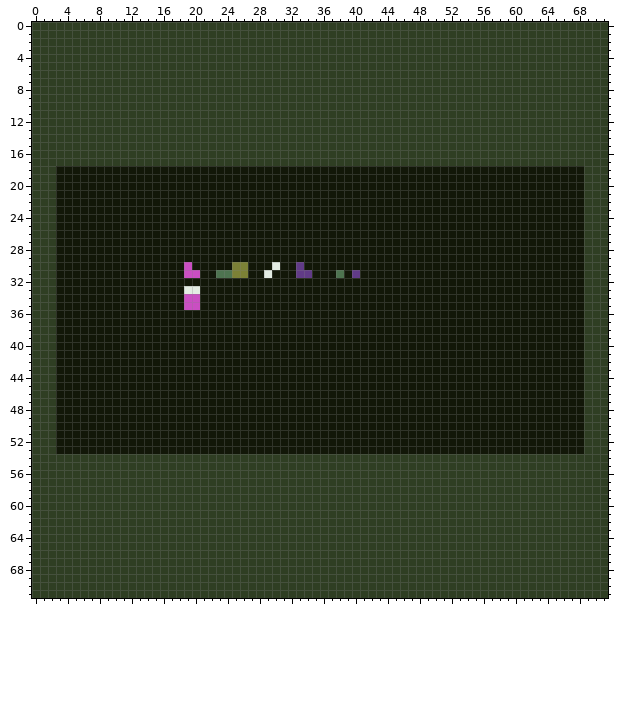
A sprite sheet gets an edit: 015level.png. Above is the file before it was changed.
The file is 72x72 pixels.
Once edited:
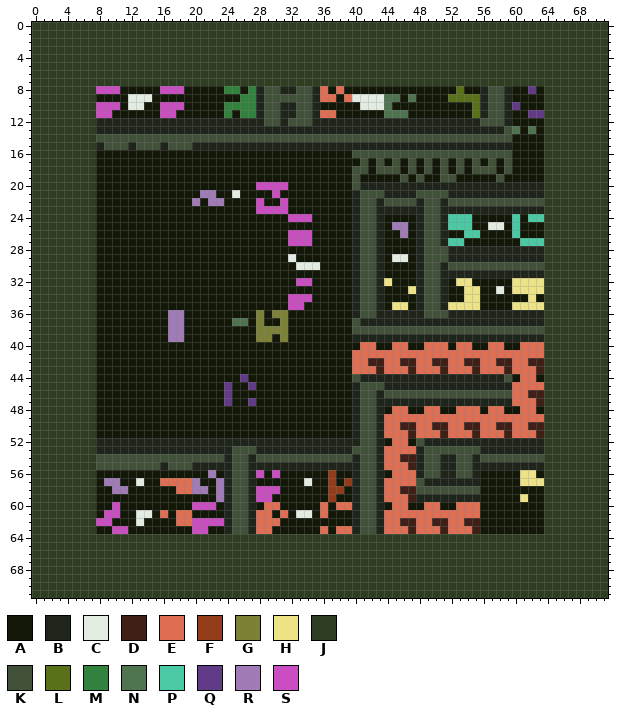
Palette (. is transparent): A #121708  B #1f251a  C #e3ece3  D #401f17  E #e06e52  F #933c1a  G #7c8136  H #ede285  J #2f3e23  K #425139  L #597119  M #30823c  N #4e7450  P #49caa4  Q #613b87  R #a17ab8  S #ca4ec2
Diff:
Changed rows in their new state; - is an unchanged pixel.
first column x 3:
 8 -----SSSAAAAASSSAAAAAMMAMBKKBBKKBEAEAAAAAAAAAAAAAALAABKKBAAQA-----
 9 -----AAAACCCAAAAAAAAAAAMMBKKKKKKBEEAECCCCNNANAAAALLLLBKKBAAAA-----
10 -----SSSACCAASSSAAAAAMMMMBKKBBKKBAAAAACCCNAAAAAAAAAALBKKBQAAA-----
11 -----SSAAAAAASSAAAAAAMAMMBKKBBKKBEEAAAAAANNNAAAAAAAALBKKBAAQQ-----
12 -----BBBBBBBBBBBBBBBBBBBBBKKBKKKBBBBBBBBBBBBBBBBBBBBBKKKBAAAA-----
13 -----BBBBBBBBBBBBBBBBBBBBBBBBBBBBBBBBBBBBBBBBBBBBBBBBBBBKNANA-----
14 -----KKKKKKKKKKKKKKKKKKKKKKKKKKKKKKKKKKKKKKKKKKKKKKKKKKKKAAAA-----
15 -----BKKKBKKKBKKKBBBBBBBBBBBBBBBBBBBBBBBBBBBBBBBBBBBBBBBBAAAA-----
16 -----AAAAAAAAAAAAAAAAAAAAAAAAAAAAAAAAKKKKKKKKKKKKKKKKKKKKAAAA-----
17 -----AAAAAAAAAAAAAAAAAAAAAAAAAAAAAAAAAKAKAKAKAKAKAKAKAKAKAAAA-----
18 JJJJJ--------------------------------KK-KKK-K-K-K-K-KKK-K----JJJJJ
19 JJJJJ--------------------------------K-----K-K--KK-----K-----JJJJJ
20 JJJJJ--------------------SSSS--------KBBBBBBBBBBBBBBBBBBBBBBBJJJJJ
21 JJJJJ-------------RR--C----S---------BKKKBBBBKKKKBBBBBBBBBBBBJJJJJ
22 JJJJJ------------R-RR----S--S--------BKKBKKKKBKKBKKKKKKKKKKKKJJJJJ
23 JJJJJ--------------------SSSS--------BKKBBBBBBKKBBBBBBBBBBBBBJJJJJ
24 JJJJJ------------------------SSS-----BKKB----BKKBPPP-----P-PPJJJJJ
25 JJJJJ--------------------------------BKKB-RR-BKKBPPP--CC-P---JJJJJ
26 JJJJJ------------------------SSS-----BKKB--R-BKKB--PP----P---JJJJJ
27 JJJJJ------------------------SSS-----BKKB----BKKBPP-------PPPJJJJJ
28 JJJJJ--------------------------------BKKB----BKKKBBBBBBBBBBBBJJJJJ
29 JJJJJ------------------------C-------BKKB-CC-BKKKBBBBBBBBBBBBJJJJJ
30 JJJJJ-----------A-----AA---A--CCC----BKKB----BKKBKKKKKKKKKKKKJJJJJ
31 JJJJJ-----------AA--AAAA--A---AA---A-BKKB----BKKBBBBBBBBBBBBBJJJJJ
32 JJJJJ-------------------------SS-----BKKBH---BKKB-HH-----HHHHJJJJJ
33 JJJJJ-----------AA-------------------BKKB---HBKKB--HH--C-HHHHJJJJJ
34 JJJJJ-----------AA-----------SSS-----BKKB----BKKB--HH------H-JJJJJ
35 JJJJJ-----------AA-----------SS------BKKB-HH-BKKBHHHH----HHHHJJJJJ
36 JJJJJ---------RR---------G-GG--------BKKBBBBBBKKKBBBBBBBBBBBBJJJJJ
37 JJJJJ---------RR------NN-G--G--------KBBBBBBBBBBBBBBBBBBBBBBBJJJJJ
38 JJJJJ---------RR---------GGGG--------KKKKKKKKKKKKKKKKKKKKKKKKJJJJJ
39 JJJJJ---------RR---------GG-G--------BBBBBBBBBBBBBBBBBBBBBBBBJJJJJ
40 JJJJJ---------------------------------EE--EE--EEE-EE--EE--EEEJJJJJ
41 JJJJJ--------------------------------EEEEEEEEEEEEEEEEEEEEEEEEJJJJJ
42 JJJJJ--------------------------------EEDDEEDDEEDDEEDDEEDDEEDDJJJJJ
43 JJJJJ--------------------------------EEEDEEEDEEEDEEEDEEEDEEEDJJJJJ
44 JJJJJ------------------Q-------------KBBBBBBBBBBBBBBBBBBK-EE-JJJJJ
45 JJJJJ----------------Q--Q------------BKKKBBBBBBBBBBBBBBBBEEEEJJJJJ
46 JJJJJ----------------Q---------------BKKBKKKKKKKKKKKKKKKKEEDDJJJJJ
47 JJJJJ----------------Q--Q------------BKKBBBBBBBBBBBBBBBBBEEEDJJJJJ
48 JJJJJ--------------------------------BKKB-EE--EE--EEE-EE--EE-JJJJJ
49 JJJJJ--------------------------------BKKBEEEEEEEEEEEEEEEEEEEEJJJJJ
50 JJJJJ--------------------------------BKKBEEDDEEDDEEDDEEDDEEDDJJJJJ
51 JJJJJ--------------------------------BKKBEEEDEEEDEEEDEEEDEEEDJJJJJ
52 JJJJJBBBBBBBBBBBBBBBBBBBBBBBBBBBBBBBBBKKB-EE-KBBBBBBBBBBBBBBBJJJJJ
53 JJJJJBBBBBBBBBBBBBBBBBKKKBBBBBBBBBBBBKKKBEEEEBKKKKKKKBBBBBBBBJJJJJ
54 -----KKKKKKKKKKKKKKKKBKKBKKKKKKKKKKKKBKKBEEDDBKKBBKKBKKKKKKKK-----
55 -----KKKKKKKKBKKKBBBBBKKBBBBBBBBBBBBBBKKBEEEDBKKBBKKBBBBBBBBB-----
56 -----AAAAAAAAAAAAAARABKKBSASAAAAAAFAABKKBAEEEBKKBBKKBAAAAAHHA-----
57 -----ARRAACAAEEEERAARBKKBAAAAAACAAFAFBKKBEEEEKBBBBBBBAAAAAHHH-----
58 -----AARRAAAAAAEERRARBKKBSSSAAAAAAFFABKKBEEDDKKKKKKKKAAAAAAAA-----
59 -----AAAAAAAAAAAAAAARBKKBSSAAAAAAAFAABKKBEEEDBBBBBBBBAAAAAHAA-----
60 -----AASAAAAAAAAASSSABKKBAEEAAAAAEAEEBKKBAEEAAEEAAEEEAAAAAAAA-----
61 -----ASSAACCAEAEEAAAABKKBEEAEACCAEAAABKKBEEEEEEEEEEEEAAAAAAAA-----
62 -----SSAAACAAAAEESSSSBKKBEEEAAAAAAAAABKKBEEDDEEDDEEDDAAAAAAAA-----
63 -----AASSAAAAAAAASSAABKKBEEAAAAAAEAEEBKKBEEEDEEEDEEEDAAAAAAAA-----
Where, in picture pixels (left, top, right, bottom), the same in both pictures:
changed: (56, 86, 584, 534)
